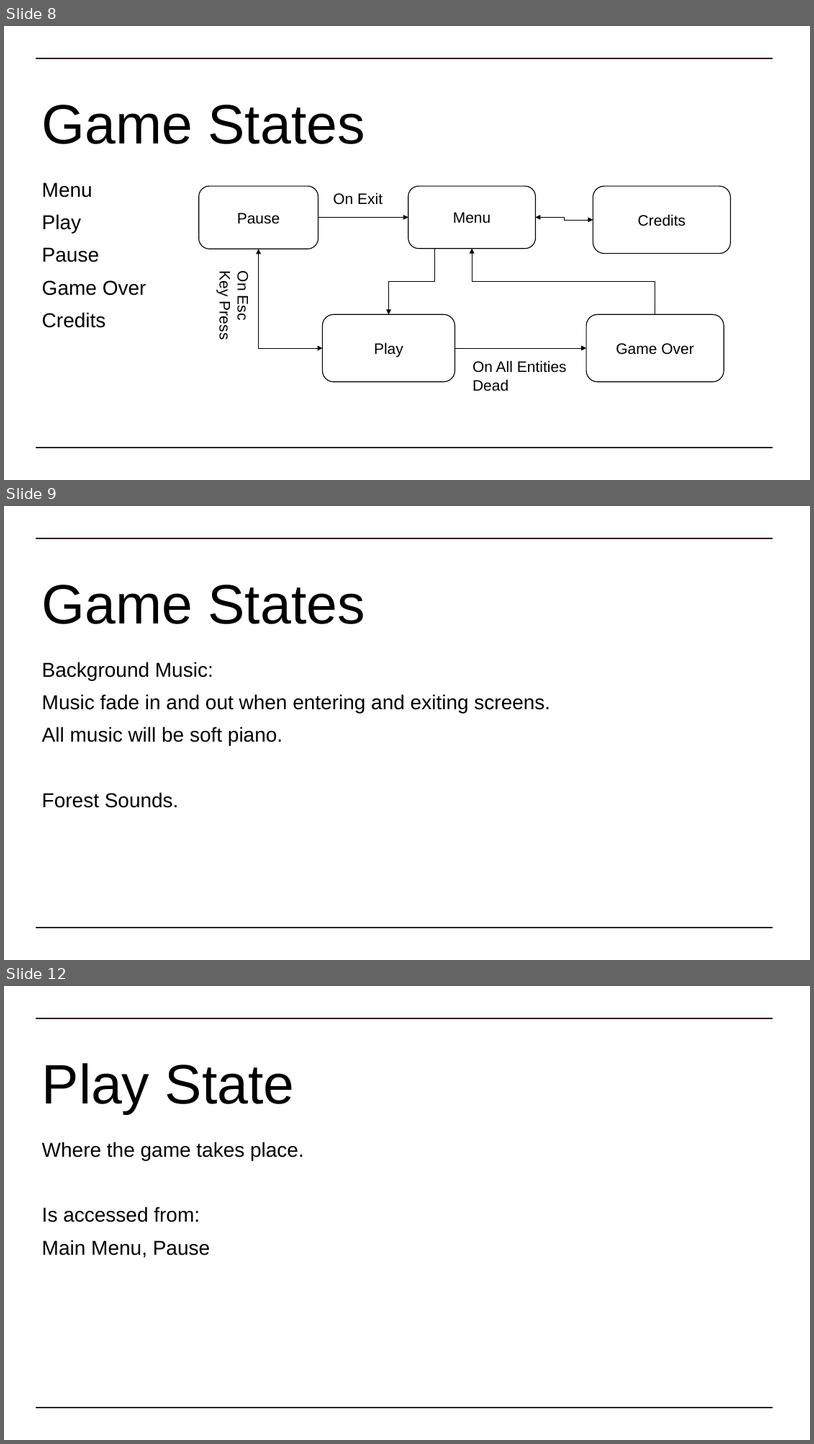
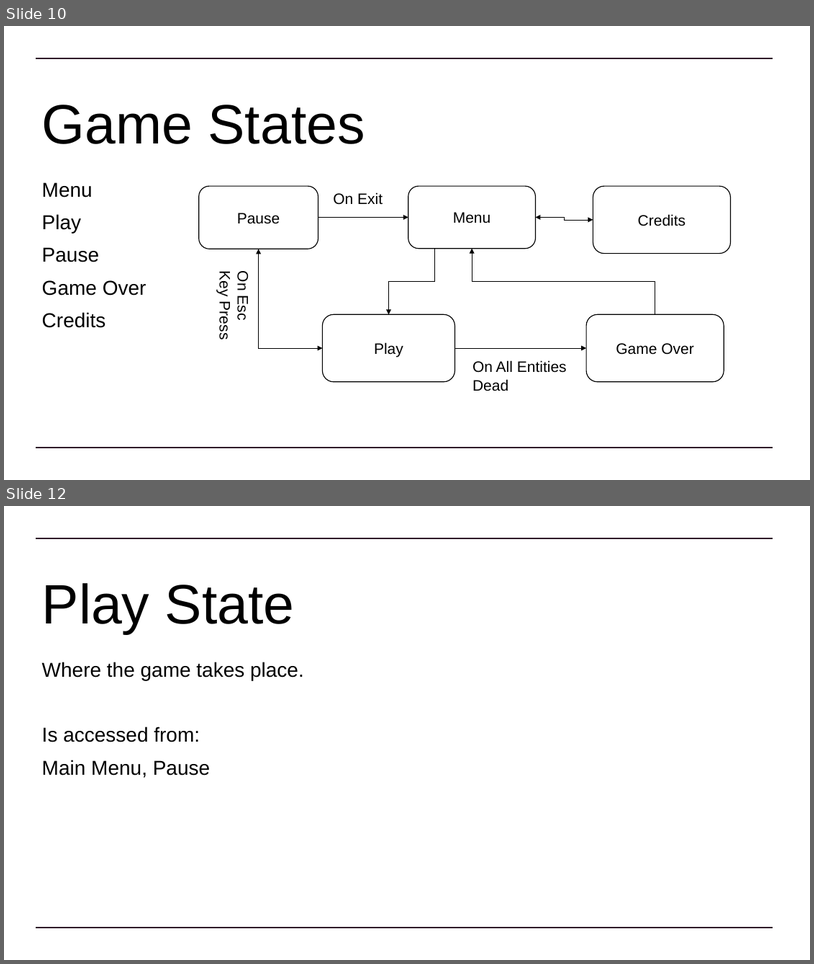
Before and after one commit to Dinoboy173/GameAI, a slide deck: Assessment/SofiWesson TDD.pptx. Shown one above the other, each under a label of ours: slides 8, 9 and 12 before the commit, slides 10 and 12 after it; the slides between them are not shown. The pictures are 814x1444 and 814x964 pixels, drawn with LibreOffice and Linux fonts; fonts in the diff are those of the drawing. Boxes give left, top, right and bottom in pixels: in the first picture for what was removed or moved away, otherwise in the second. Text is boxed around its words. In the diff, an @@ line names an element or a change of style, - is before the commit and + after.

```diff
--- a/Assessment/SofiWesson TDD.pptx
+++ b/Assessment/SofiWesson TDD.pptx
@@ slide 9 removed at <box>4,506,810,960</box>, background #FFFFFF; not listed: 2 template elements that a slide beside it also shows @@
@@ title removed at <box>42,584,365,624</box> @@
-Game States
@@ subtitle removed at <box>42,662,550,808</box> @@
-Background Music:
-Music fade in and out when entering and exiting screens.
-All music will be soft piano.
-Forest Sounds.
@@ what was slide 8 is now slide 10 @@
```
Also in this commit, not shown: 8 slides changed, 3 slides added, 5 other slides removed, 7 other files.
